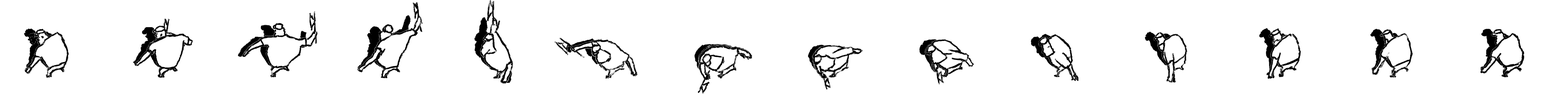
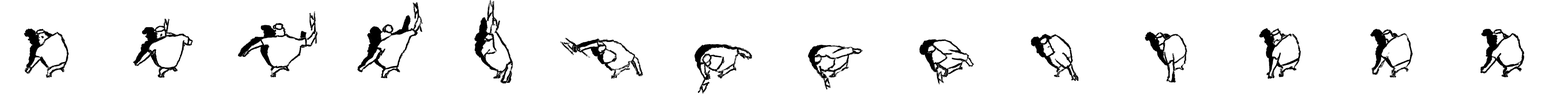
Before/after of a w=1568, h=94 layered artwork. What changed in the layer stack:
added layer "Calque copié #1" above "Calque copié" over [left=560, top=37, right=644, bottom=80]
painted on "Calque copié" over [left=27, top=29, right=1508, bottom=83]
painted on "Transformation" over [left=563, top=38, right=638, bottom=80]
